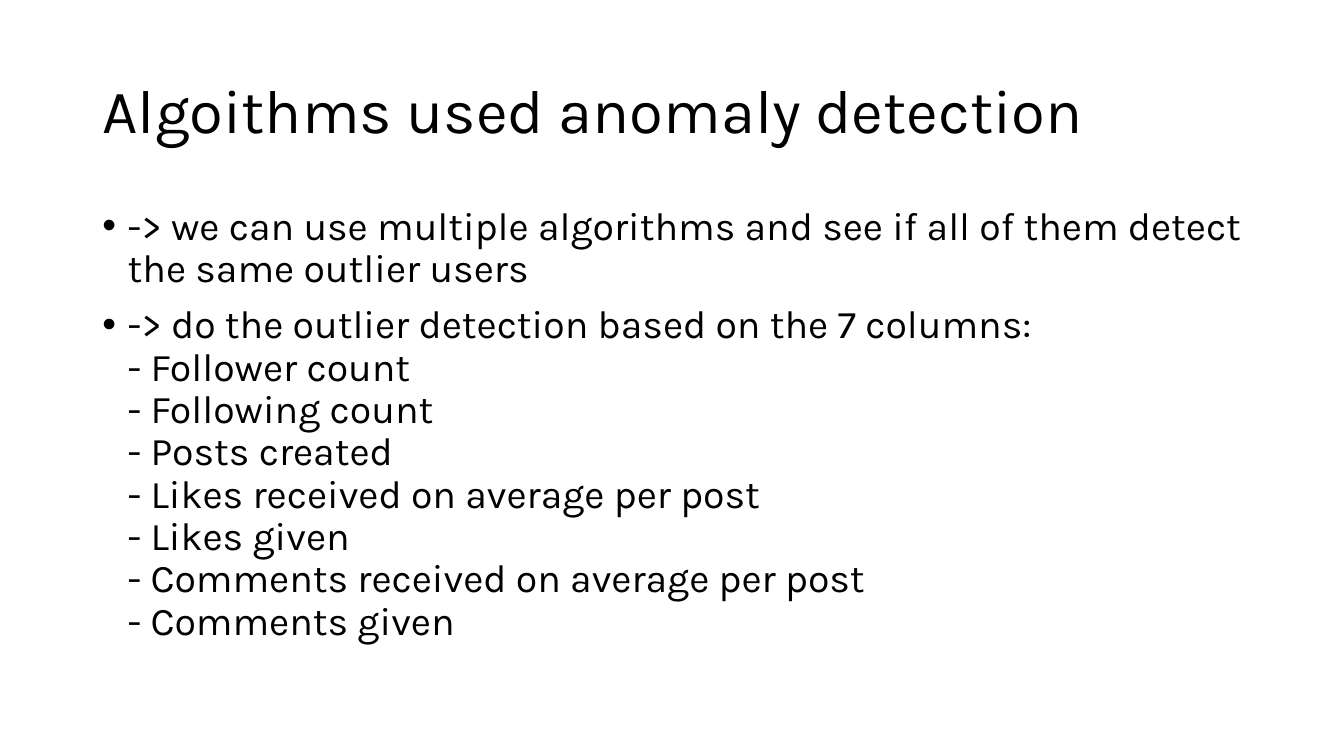
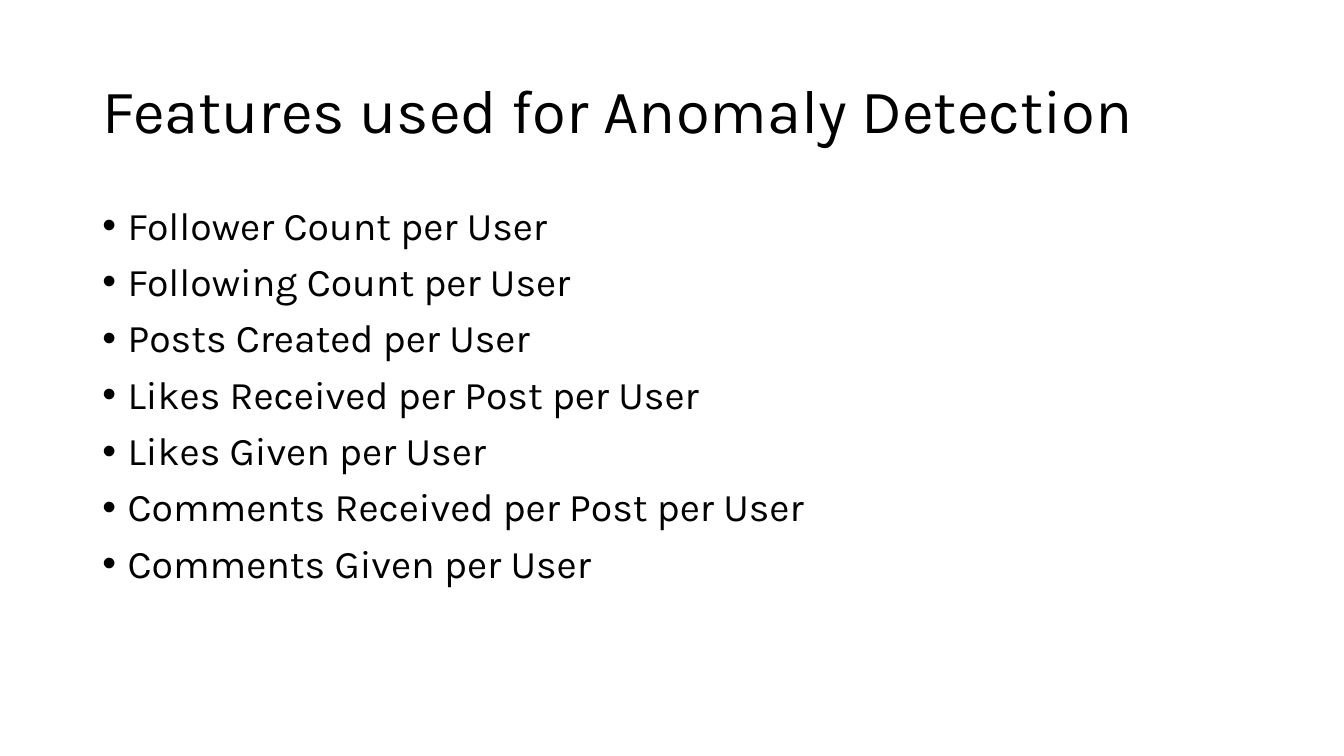
Before and after one commit to jonas-blum/data-mining-1, a slide deck: slide 12 of project/project-presentation.pptx (slide 11 before the commit). Drawn at 1344x756 pixels with LibreOffice and Linux fonts; fonts in the diff are those of the drawing. Boxes give left, top, right and bottom in pixels: in the first picture for what was removed or moved away, otherwise in the second. Text is boxed around its words. In the diff, an @@ line names an element or a change of style, - is before the commit and + after.

```diff
--- a/project/project-presentation.pptx
+++ b/project/project-presentation.pptx
@@ title at [102,90,1133,148]: text changed @@
-Algoithms used anomaly detection
+Features used for Anomaly Detection
@@ text at [128,213,803,588]: text changed @@
-• -> we can use multiple algorithms and see if all of them detect the same outlier users
-• -> do the outlier detection based on the 7 columns:
-  - Follower count
-  - Following count
-  - Posts created
-  - Likes received on average per post
-  - Likes given
-  - Comments received on average per post
-  - Comments given
+• Follower Count per User
+• Following Count per User
+• Posts Created per User
+• Likes Received per Post per User
+• Likes Given per User
+• Comments Received per Post per User
+• Comments Given per User
```
Also in this commit, not shown: 4 other slides changed, 7 slides added, 2 slides removed, 5 other files.
